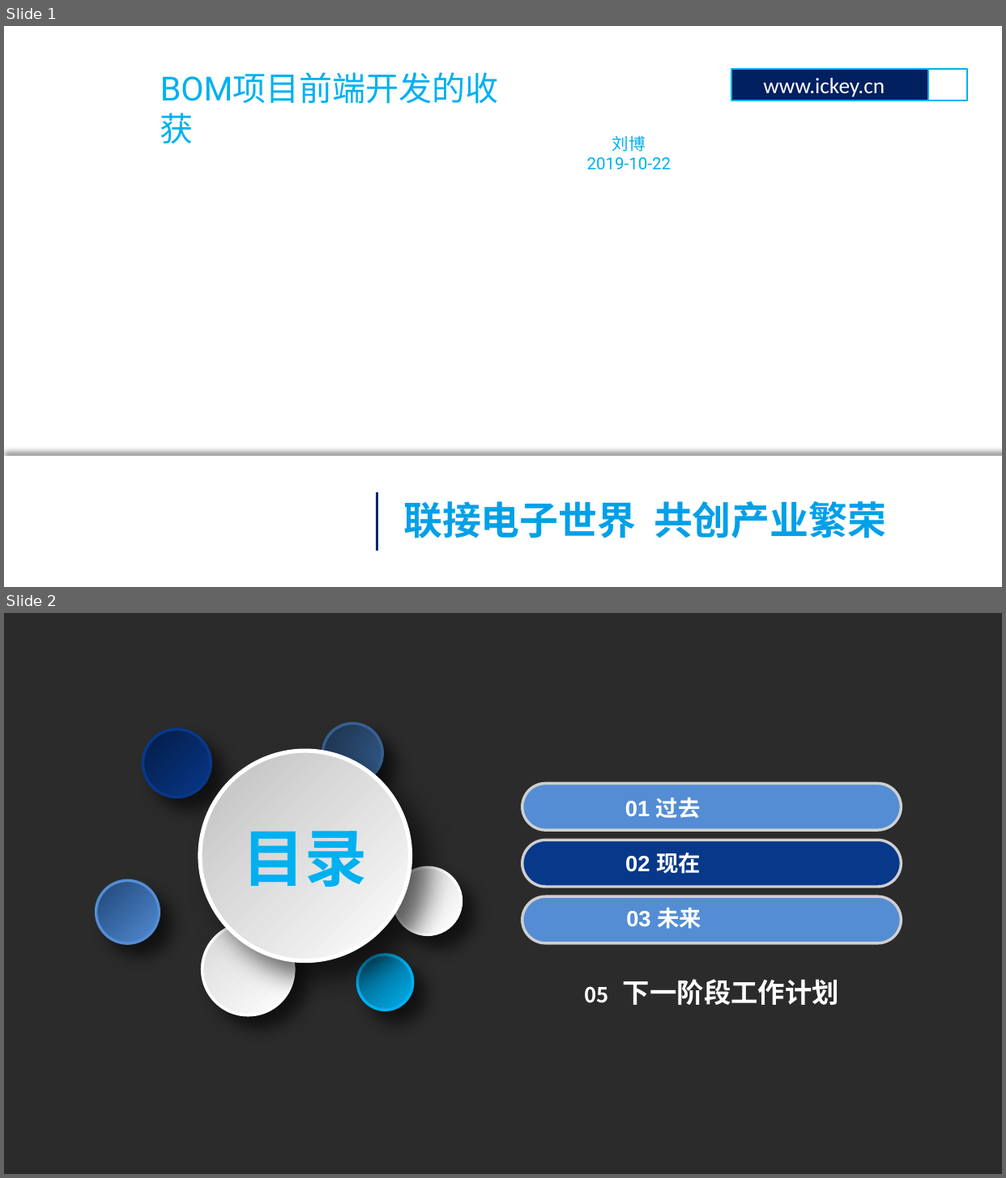
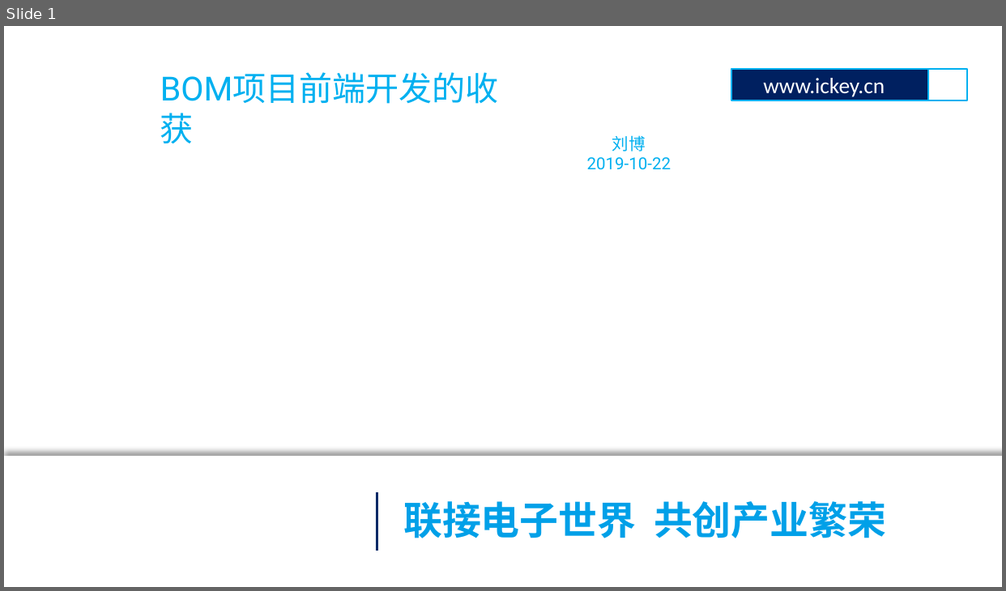
Before and after one commit to lbb1/lbb1.github.io, a slide deck: doc/2019-10-22 bom项目前端开发的收获.pptx. Shown one above the other, each under a label of ours: slides 1 and 2 before the commit, slide 1 after it. The pictures are 1006x1178 and 1006x591 pixels, drawn with LibreOffice and Linux fonts; fonts in the diff are those of the drawing; background and template pictures are left out; a plain dark background stands for a picture behind light text. Boxes give left, top, right and bottom in pixels: in the first picture for what was removed or moved away, otherwise in the second. Text is boxed around its words. In the diff, an @@ line names an element or a change of style, - is before the commit and + after.

Commit message:
ppt

```diff
--- a/doc/2019-10-22 bom项目前端开发的收获.pptx
+++ b/doc/2019-10-22 bom项目前端开发的收获.pptx
@@ slide 2 removed at [4,613,1002,1174], background picture (left out) @@
@@ ellipse removed at [143,730,211,798] @@
@@ ellipse removed at [322,724,382,784] @@
@@ ellipse removed at [199,751,410,961] @@
@@ rounded rectangle removed at [522,784,901,831] @@
@@ text removed at [625,797,701,818] @@
-01 过去
@@ text removed at [243,831,368,887] @@
-目录
@@ rounded rectangle removed at [522,841,901,888] @@
@@ text removed at [625,853,701,874] @@
-02 现在
@@ ellipse removed at [394,867,461,935] @@
@@ ellipse removed at [96,880,159,943] @@
@@ rounded rectangle removed at [522,897,901,943] @@
@@ ellipse removed at [202,923,295,1015] @@
@@ text removed at [626,907,701,929] @@
-03 未来
@@ ellipse removed at [357,954,413,1010] @@
@@ text removed at [584,979,839,1005] @@
-05 下一阶段工作计划
```
Also in this commit, not shown: 5 slides added, 1 other slide removed, 2 other files.
